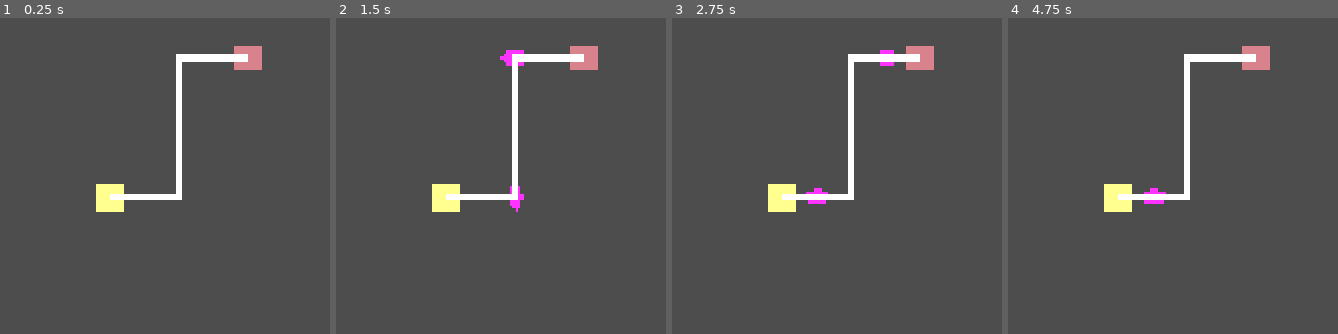
Above: before the commit, frames 1-4 (left to right).
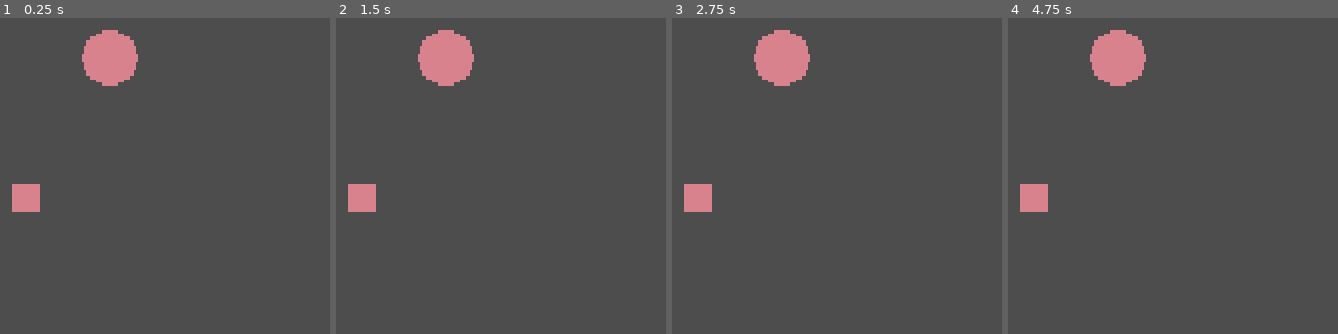
Above: after the commit, the same moments.

Repository: Pilagors/Networks
Game: Godot game, scene res://scene/main.tscn
The game is run twice, just before and just after one commit, with the same random seed, the same clock (stepped at 60 frames per second) and the same inputs.
Inputs (mouse positions are in pixels of both pictures, inside the frame that each line leads up to):
- Up to frame 1 (0.25 s): no input
- Up to frame 2 (1.5 s): tap Enter at 0.5 s; move the mouse to (583, 59) at 0.52 s; click (583, 59) at 0.67 s; move the mouse to (444, 198) at 1.27 s; click (444, 198) at 1.42 s
- Up to frame 3 (2.75 s): tap Space at 2 s; move the mouse to (outside the picture) at 2.02 s; click (outside the picture) at 2.17 s
- Up to frame 4 (4.75 s): tap Enter at 2.75, 4.25 s; move the mouse to (1037, 239) at 2.77 s; click (1037, 239) at 2.92 s; tap Space at 3.5 s; move the mouse to (outside the picture) at 3.52 s; click (outside the picture) at 3.67 s; move the mouse to (outside the picture) at 4.27 s; click (outside the picture) at 4.42 s

The runs differ from the first frame. In frame 1, 6.0% of the frame differs, in the area x 3-80%, y 3-62%; in frame 2, 6.3%; in frame 3, 6.3%; in frame 4, 6.2%.

Commit message:
feat: Serveurs et Clients apparaissants aléatoirement
- peuvent être relié par un clic & drag

Diff:
--- a/scene/Client.tscn
+++ b/scene/Client.tscn
@@ -7,9 +7,9 @@
 
 [sub_resource type="QuadMesh" id="QuadMesh_itxqv"]
 material = SubResource("StandardMaterial3D_2gbcw")
-size = Vector2(20, 20)
 
 [sub_resource type="RectangleShape2D" id="RectangleShape2D_2gbcw"]
+size = Vector2(1, 1)
 
 [node name="Client" unique_id=683827261 instance=ExtResource("1_78ook")]
 script = ExtResource("2_2gbcw")
--- a/scene/Server.tscn
+++ b/scene/Server.tscn
@@ -3,5 +3,16 @@
 [ext_resource type="PackedScene" uid="uid://cicc8bfusuo00" path="res://scene/Object.tscn" id="1_klmli"]
 [ext_resource type="Script" uid="uid://ciwjvvwx4yakt" path="res://script/class/server.gd" id="2_kyyu8"]
 
+[sub_resource type="SphereMesh" id="SphereMesh_klmli"]
+
+[sub_resource type="CircleShape2D" id="CircleShape2D_klmli"]
+radius = 0.5
+
 [node name="Server" unique_id=683827261 instance=ExtResource("1_klmli")]
 script = ExtResource("2_kyyu8")
+
+[node name="Mesh" parent="Body" parent_id_path=PackedInt32Array(1023451259) index="0" unique_id=1012777171]
+mesh = SubResource("SphereMesh_klmli")
+
+[node name="Collision" parent="Body" parent_id_path=PackedInt32Array(1023451259) index="1" unique_id=1711258536]
+shape = SubResource("CircleShape2D_klmli")
--- a/scene/main.tscn
+++ b/scene/main.tscn
@@ -8,3 +8,20 @@
 [node name="CameraJoint" type="Node2D" parent="." unique_id=1002972241]
 
 [node name="Camera" type="Camera2D" parent="CameraJoint" unique_id=1130298610]
+
+[node name="Timers" type="Node" parent="." unique_id=230673220]
+
+[node name="NewRandomClient" type="Timer" parent="Timers" unique_id=1126656670]
+wait_time = 10.0
+autostart = true
+
+[node name="NewRandomColor" type="Timer" parent="Timers" unique_id=519288948]
+wait_time = 120.0
+autostart = true
+
+[node name="NewRandomServer" type="Timer" parent="Timers" unique_id=549750613]
+wait_time = 20.0
+
+[connection signal="timeout" from="Timers/NewRandomClient" to="." method="_on_new_random_client_timeout"]
+[connection signal="timeout" from="Timers/NewRandomColor" to="." method="_on_new_random_color_timeout"]
+[connection signal="timeout" from="Timers/NewRandomServer" to="." method="_on_new_random_server_timeout"]
--- a/script/class/client.gd
+++ b/script/class/client.gd
@@ -24,6 +24,7 @@
 		packet.set_destination(dest.get_other_object(self))
 		packet.set_source(self)
 		dest.send_packet(packet)
+		patience_deactivation()
 
 	if dest == null:
 		patience_activation()
--- a/script/class/object.gd
+++ b/script/class/object.gd
@@ -19,6 +19,9 @@
 
 func _process(delta: float) -> void:
 	mesh_2d.modulate = color
+
+func resize(size: float) -> void:
+	body_2d.scale = Vector2(size, size)
 
 func add_packet(packet: Packet) -> void:
 	all_packets.append(packet)
--- a/script/main.gd
+++ b/script/main.gd
@@ -1,24 +1,71 @@
 extends Node2D
 
 const CLIENT_SCENE = preload("res://scene/Client.tscn")
+const SERVER_SCENE = preload("res://scene/Server.tscn")
 const CONNECTION_SCENE = preload("res://scene/Connection.tscn")
 const PACKET_SCENE = preload("res://scene/Packet.tscn")
+const CLIENT_SIZE : float = 20.0
+const SERVER_SIZE : float = 40.0
+
+var color_placed : Array[Color] = []
+var objects_selected : ObjectCollection = ObjectCollection.new(2)
+var objects_position : PositionCollection = PositionCollection.new()
+
+var previzu_line : Line2D = null
 
 func _ready() -> void:
-	# tests
-	var client1 : Client = new_client(100, 0)
-	var client2 : Client = new_client(0, 100)
-	client2.set_packet_delay(0.006)
+	new_server(Vector2.ZERO)
+	new_client()
 
-	var _connection : Connection = new_connection(client1, client2)
+func _process(_delta: float) -> void:
+	#region mouse
+	if previzu_line:
+		previzu_line.set_point_position(1, previzu_line.to_local(get_global_mouse_position()))
+	#endregion
 
-func new_client(x: int, y: int) -> ConnectedObject:
+func _input(event: InputEvent) -> void:
+	if event is InputEventMouseButton:
+		if event.button_index == MOUSE_BUTTON_LEFT:
+			var object : ConnectedObject = get_object_under_mouse()
+
+			if event.pressed:
+				objects_selected.add_object(object)
+
+				previzu_line = Line2D.new()
+				previzu_line.width = 3.0
+				previzu_line.default_color = Color.CYAN
+
+				add_child(previzu_line)
+
+				previzu_line.add_point(previzu_line.to_local(object.global_position if object != null else get_global_mouse_position()))
+				previzu_line.add_point(previzu_line.to_local(get_global_mouse_position()))
+
+			if not event.pressed:
+				if previzu_line:
+					previzu_line.queue_free()
+					previzu_line = null
+
+				print(object == null)
+				if object != null && !objects_selected.contains_object(object):
+					objects_selected.add_object(object)
+					new_connection(objects_selected.get_object(0), objects_selected.get_object(1))
+
+				objects_selected.empty_list()
+
+
+func new_client() -> ConnectedObject:
 	var client : ConnectedObject = CLIENT_SCENE.instantiate()
-	client.set_object_color(Colors.get_random_color())
+	var box_limit := get_box_limit()
 
-	client.position = Vector2i(x, y)
+	if color_placed.is_empty():
+		add_random_color()
+
+	client.set_object_color(color_placed.pick_random())
+
+	client.position = objects_position.get_possible_position(box_limit, CLIENT_SIZE)
 	add_child(client)
 
+	client.resize(CLIENT_SIZE)
 	return client
 
 func new_connection(a: ConnectedObject, b: ConnectedObject) -> Connection:
@@ -27,3 +74,57 @@
 	add_child(connection)
 
 	return connection
+
+
+func new_server(server_position: Vector2) -> ConnectedObject:
+	var server : ConnectedObject = SERVER_SCENE.instantiate()
+
+	if color_placed.is_empty():
+		add_random_color()
+
+	server.set_object_color(color_placed.pick_random())
+
+	server.position = server_position
+	add_child(server)
+
+	server.resize(SERVER_SIZE)
+	return server
+
+
+func add_random_color() -> void:
+	color_placed.append(Colors.get_random_color())
+
+func get_object_under_mouse() -> ConnectedObject:
+	var space_state = get_world_2d().direct_space_state
+
+	var query = PhysicsPointQueryParameters2D.new()
+	query.position = get_global_mouse_position()
+	query.collide_with_areas = true
+	query.collide_with_bodies = true
+
+	var results := space_state.intersect_point(query)
+
+	if results.size() > 0:
+		var object : Node = results[0].collider
+		if is_instance_of(object.get_parent(), ConnectedObject):
+			return object.get_parent()
+
+	return null
+
+
+func get_box_limit() -> Vector2:
+	var box_limit := Vector2(-10 * CLIENT_SIZE, 10 * CLIENT_SIZE)
+	var x := randi_range(box_limit.x / CLIENT_SIZE, box_limit.y / CLIENT_SIZE) * CLIENT_SIZE
+	var y := randi_range(box_limit.x / CLIENT_SIZE, box_limit.y / CLIENT_SIZE) * CLIENT_SIZE
+	return Vector2(x, y)
+
+func _on_new_random_client_timeout() -> void:
+	var random_client = new_client()
+
+
+func _on_new_random_color_timeout() -> void:
+	add_random_color()
+
+
+func _on_new_random_server_timeout() -> void:
+	pass # Replace with function body.
